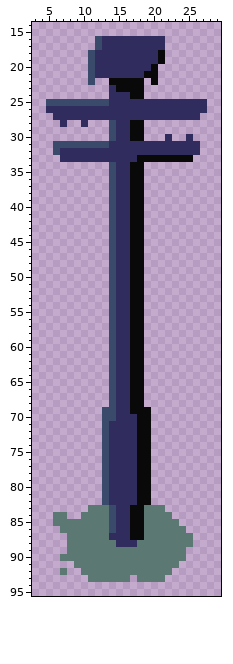
One commit to this pixel-art file: assets/sprites/objects/pole.aseprite. The picture above is the old version.
32x96 pixels, 1 frame. Shown: x 3..29, y 14..95.
The same view after the edit:
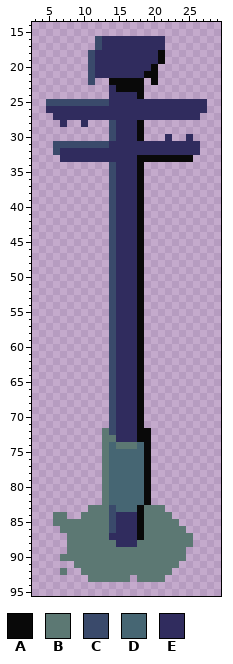
Palette (. is transparent): A #090909  B #5c7873  C #3a4a6b  D #466673  E #302c5e
Change:
Changed rows in their new state; - is an unchanged pixel.
Layer "Layer 1":
first column x 17:
24 E
first column x 17:
28 E
29 E
30 E
first column x 13:
34 ----E--
35 ----E--
36 ----E--
37 ----E--
38 ----E--
39 ----E--
40 ----E--
41 ----E--
42 ----E--
43 ----E--
44 ----E--
45 ----E--
46 ----E--
47 ----E--
48 ----E--
49 ----E--
50 ----E--
51 ----E--
52 ----E--
53 ----E--
54 ----E--
55 ----E--
56 ----E--
57 ----E--
58 ----E--
59 ----E--
60 ----E--
61 ----E--
62 ----E--
63 ----E--
64 ----E--
65 ----E--
66 ----E--
67 ----E--
68 ----E--
69 .---E-.
70 .-----.
71 .C----.
72 BC-----
73 BB-----
74 BDBBBD-
75 BDDDDD-
76 BDDDDD-
77 BDDDDD-
78 BDDDDD-
79 BDDDDD-
80 BDDDDD-
81 BDDDDD-
82 BDDDDD-
83 --DDD--
84 ----E--
85 ----E--
86 ----E--
87 ----E--
